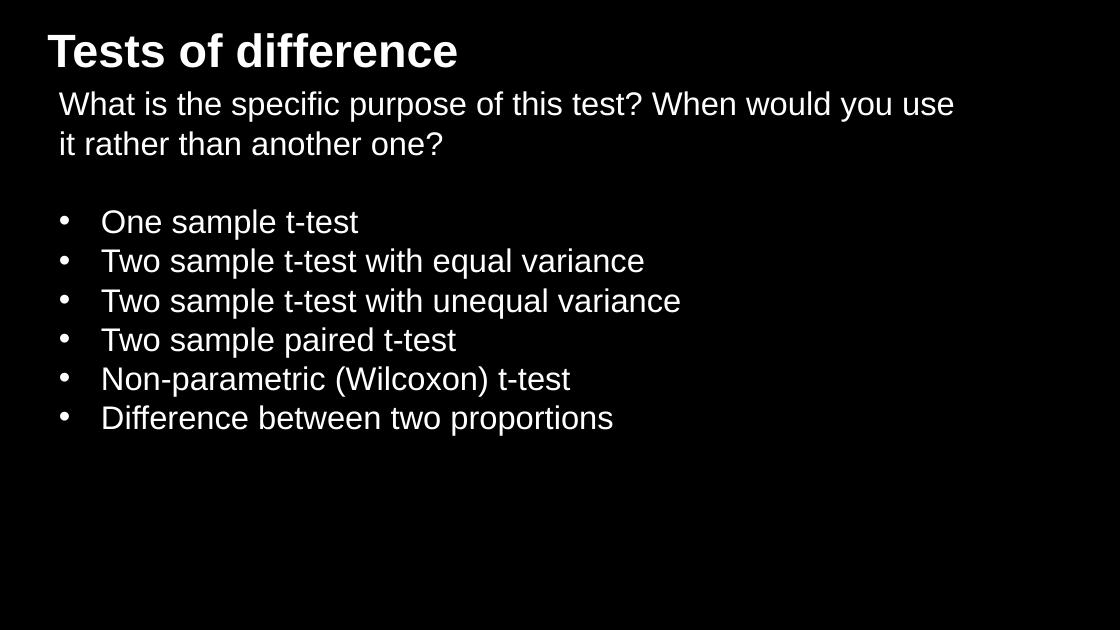
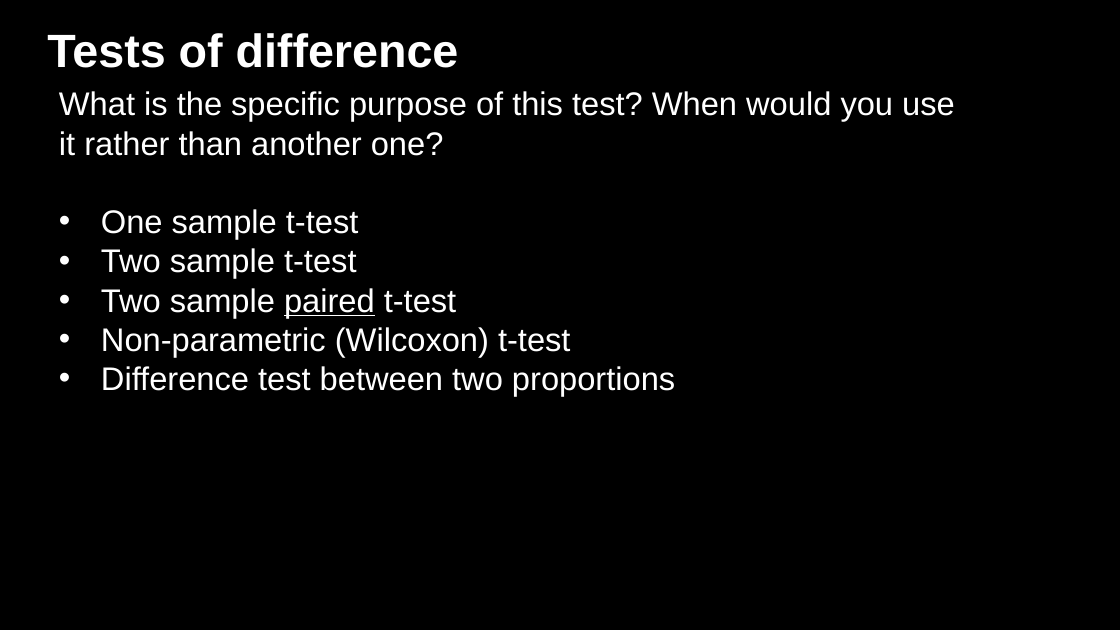
Before and after one commit to jshannon75/geog4300, a slide deck: slide 7 of in_class_slides/geog4300_W08-1 Hypotheses and one sample tests.pptx. Drawn at 1120x630 pixels with LibreOffice and Linux fonts; fonts in the diff are those of the drawing; background and template pictures are left out. Boxes give left, top, right and bottom in pixels: in the first picture for what was removed or moved away, otherwise in the second. Text is boxed around its words. In the diff, an @@ line names an element or a change of style, - is before the commit and + after.

```diff
--- a/in_class_slides/geog4300_W08-1 Hypotheses and one sample tests.pptx
+++ b/in_class_slides/geog4300_W08-1 Hypotheses and one sample tests.pptx
@@ text at [101,248,357,278]: text changed @@
-• Two sample t-test with equal variance
-• Two sample t-test with unequal variance
+• Two sample t-test
@@ text at [101,288,456,317]: underline on in "paired" @@
@@ text at [101,366,675,396]: text changed @@
-• Difference between two proportions
+• Difference test between two proportions
```
Also in this commit, not shown: 1 other slide changed, 6 slides added.
